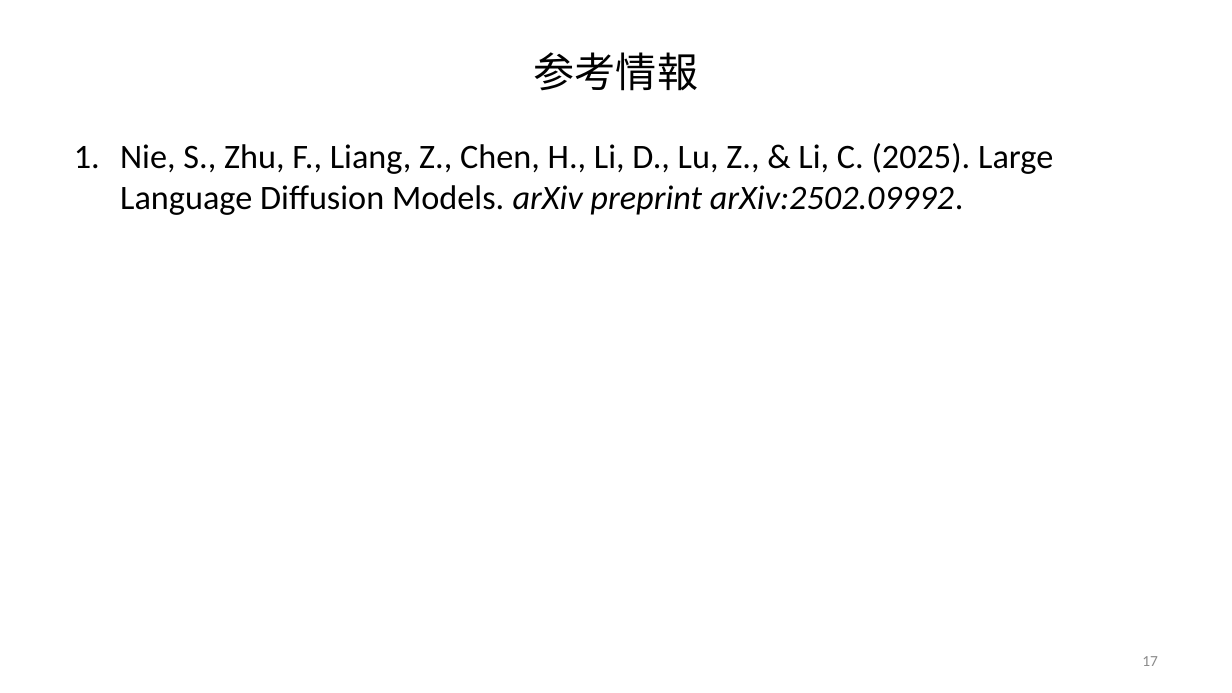
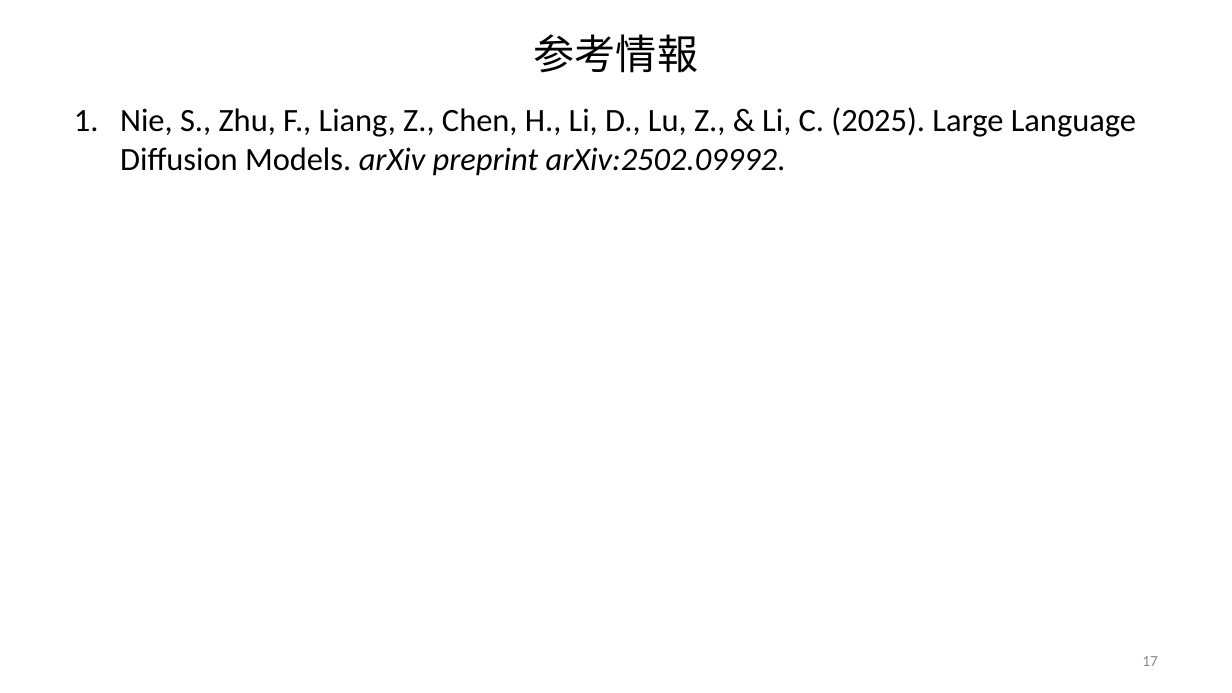
Before and after one commit to frinfo702/research-v1, a slide deck: slide 17 of presentation/decks/LLaDA/LLaDA_ja.pptx. Drawn at 1232x693 pixels with LibreOffice and Linux fonts; fonts in the diff are those of the drawing. Boxes give left, top, right and bottom in pixels: in the first picture for what was removed or moved away, otherwise in the second. Text is boxed around its words. In the diff, an @@ line names an element or a change of style, - is before the commit and + after.

```diff
--- a/presentation/decks/LLaDA/LLaDA_ja.pptx
+++ b/presentation/decks/LLaDA/LLaDA_ja.pptx
@@ title "参考情報": place and size @@
-title "参考情報" at [534,52,698,91]
+title "参考情報" at [534,34,698,73]
@@ text "Nie, S., Zhu, F., Liang, ...": place and size @@
-text "Nie, S., Zhu, F., Liang, ..." at [120,143,1053,215]
+text "Nie, S., Zhu, F., Liang, ..." at [120,107,1136,176]
@@ text "Nie, S., Zhu, F., Liang, ..." at [120,107,1136,176]: size 20 to 19 pt @@
```
Also in this commit, not shown: 14 other slides changed, 6 other files.
